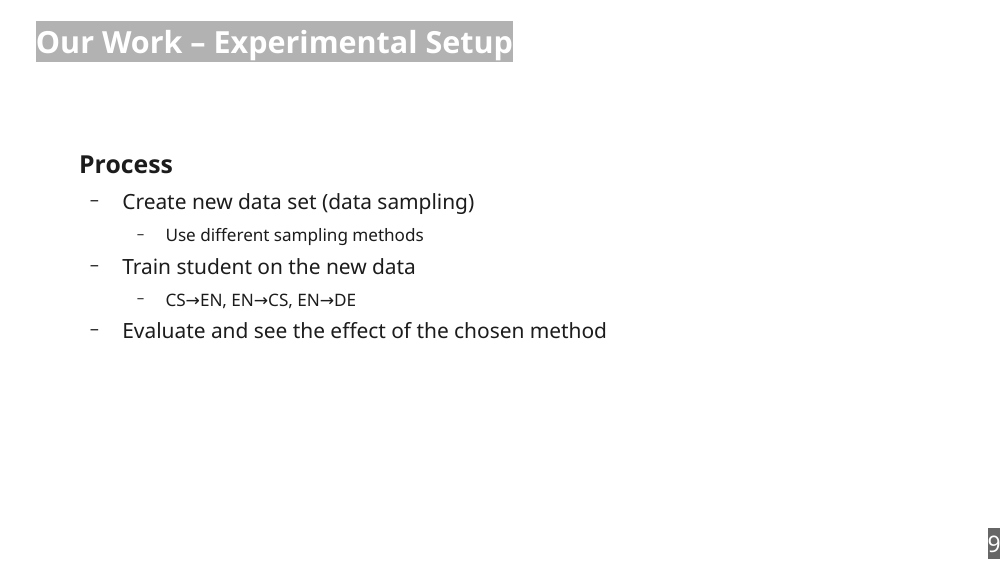
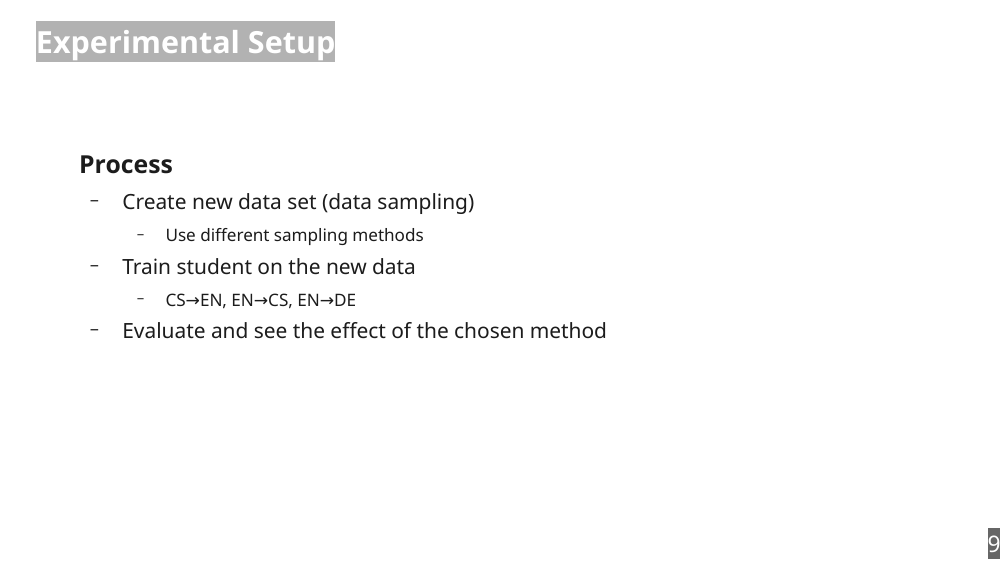
Before and after one commit to zouharvi/reference-mt-distill, a slide deck: slide 9 of meta/naacl_presentation.odp. Drawn at 1008x567 pixels with LibreOffice and Linux fonts; fonts in the diff are those of the drawing. Boxes give left, top, right and bottom in pixels: in the first picture for what was removed or moved away, otherwise in the second. Text is boxed around its words. In the diff, an @@ line names an element or a change of style, - is before the commit and + after.

Commit message:
update presentation

```diff
--- a/meta/naacl_presentation.odp
+++ b/meta/naacl_presentation.odp
@@ title at (x1=36, y1=30, x2=335, y2=60): text changed @@
-Our Work – Experimental Setup
+Experimental Setup
```
Also in this commit, not shown: 5 other slides changed.
